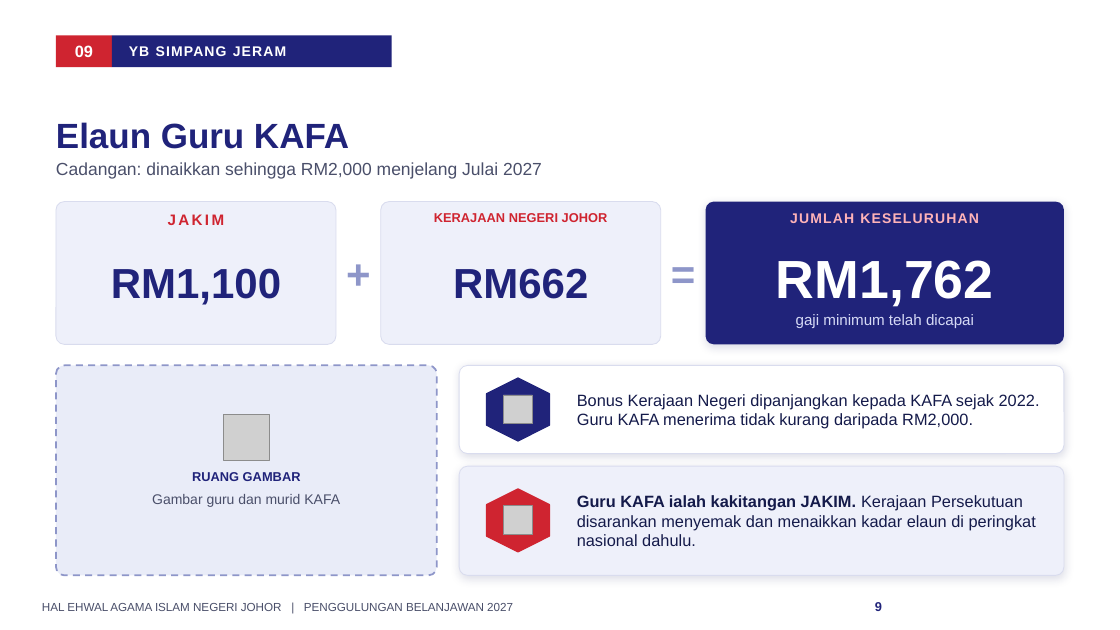
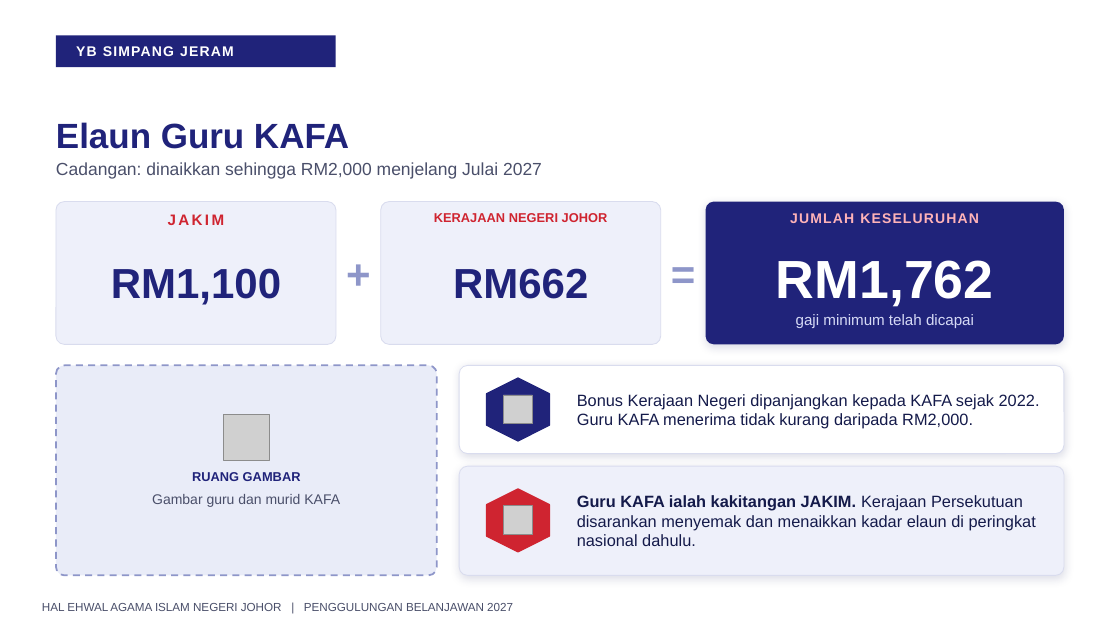
Before and after one commit to nawaljoe/Nawal, a slide deck: slide 9 of output/Penggulungan_Hal_Ehwal_Agama_Islam_2027_16x9.pptx. Drawn at 1120x630 pixels with LibreOffice and Linux fonts; fonts in the diff are those of the drawing; grey boxes stand for pictures; background and template pictures are left out. Boxes give left, top, right and bottom in pixels: in the first picture for what was removed or moved away, otherwise in the second. Text is boxed around its words. In the diff, an @@ line names an element or a change of style, - is before the commit and + after.

```diff
--- a/output/Penggulungan_Hal_Ehwal_Agama_Islam_2027_16x9.pptx
+++ b/output/Penggulungan_Hal_Ehwal_Agama_Islam_2027_16x9.pptx
@@ rectangle: place and size @@
-rectangle at <box>112,35,392,67</box>
+rectangle at <box>56,35,336,67</box>
@@ rectangle removed at <box>56,35,113,67</box> @@
@@ text removed at <box>75,45,93,57</box> @@
-09
@@ text "YB SIMPANG JERAM": place and size @@
-text "YB SIMPANG JERAM" at <box>129,46,287,56</box>
+text "YB SIMPANG JERAM" at <box>76,46,234,56</box>
@@ page number removed at <box>875,602,882,611</box> @@
-9
```
Also in this commit, not shown: 14 other slides changed, 1 other file.
